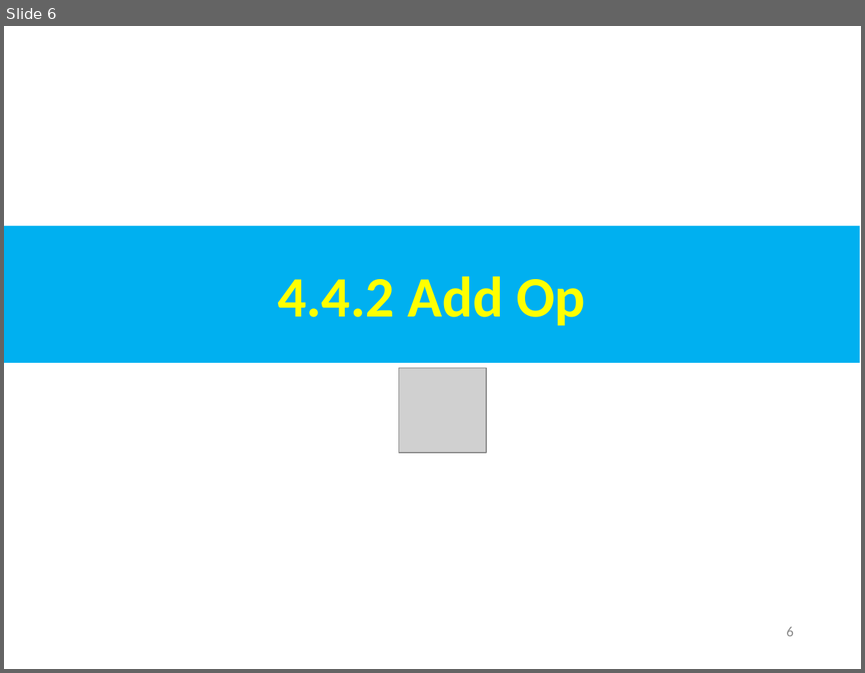
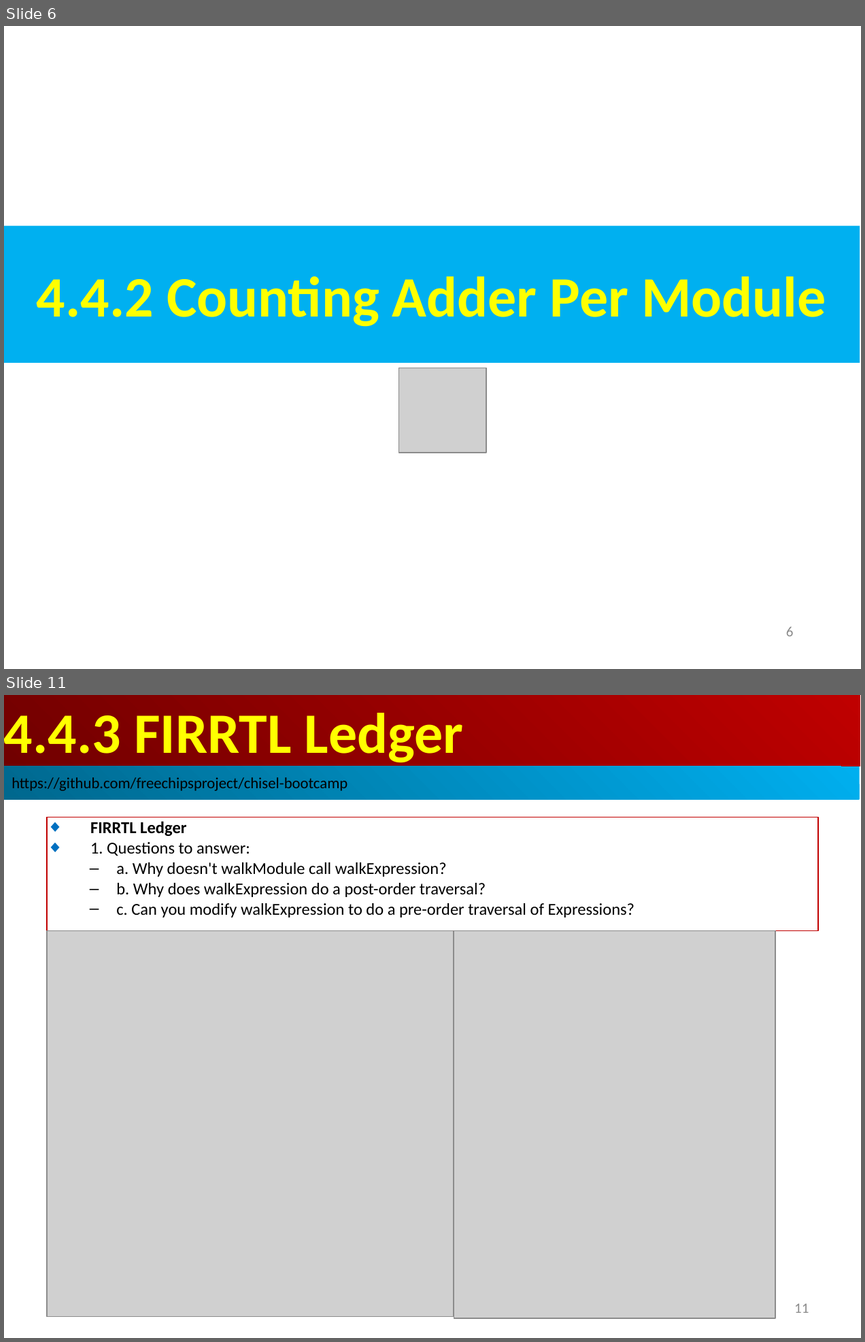
Before and after one commit to peterhchen/AIU_CS800_Chisel, a slide deck: 300_UCB_BC/004.4_Add_Op/000_Video/004.4_Add_Op.ppt. Shown one above the other, each under a label of ours: slide 6 before the commit, slides 6 and 11 after it; the slides between them are not shown. The pictures are 865x673 and 865x1342 pixels, drawn with LibreOffice and Linux fonts; fonts in the diff are those of the drawing; grey boxes stand for pictures. Boxes give left, top, right and bottom in pixels: in the first picture for what was removed or moved away, otherwise in the second. Text is boxed around its words. In the diff, an @@ line names an element or a change of style, - is before the commit and + after.

```diff
--- a/300_UCB_BC/004.4_Add_Op/000_Video/004.4_Add_Op.ppt
+++ b/300_UCB_BC/004.4_Add_Op/000_Video/004.4_Add_Op.ppt
@@ slide 11 added at <box>4,695,861,1338</box>, background #FFFFFF @@
@@ rectangle added at <box>4,695,860,766</box>, fill gradient #BF0000 to #710000, 48 pt, text #FFFF00, bold @@
+4.4.3 FIRRTL Ledger
@@ rectangle added at <box>4,766,859,800</box>, fill gradient #00AFEF to #00688E, 13 pt, text #000000 @@
+https://github.com/freechipsproject/chisel-bootcamp
@@ rectangle added at <box>47,817,818,930</box>, outline #C00000 0.74 pt, 14 pt, text #000000 @@
+◆ FIRRTL Ledger
+◆ 1. Questions to answer:
+  – a. Why doesn't walkModule call walkExpression?
+  – b. Why does walkExpression do a post-order traversal?
+  – c. Can you modify walkExpression to do a pre-order traversal of Expressions?
@@ picture added at <box>47,930,453,1317</box> @@
@@ picture added at <box>454,930,775,1318</box> @@
@@ page number added at <box>794,1303,808,1312</box>, 12 pt, text #8B8B8B @@
+11
@@ slide 6 changed as well @@
@@ text in rectangle at <box>37,276,825,327</box>: text changed @@
-4.4.2 Add Op
+4.4.2 Counting Adder Per Module
```
Also in this commit, not shown: 1 other slide changed, 7 other slides added.
